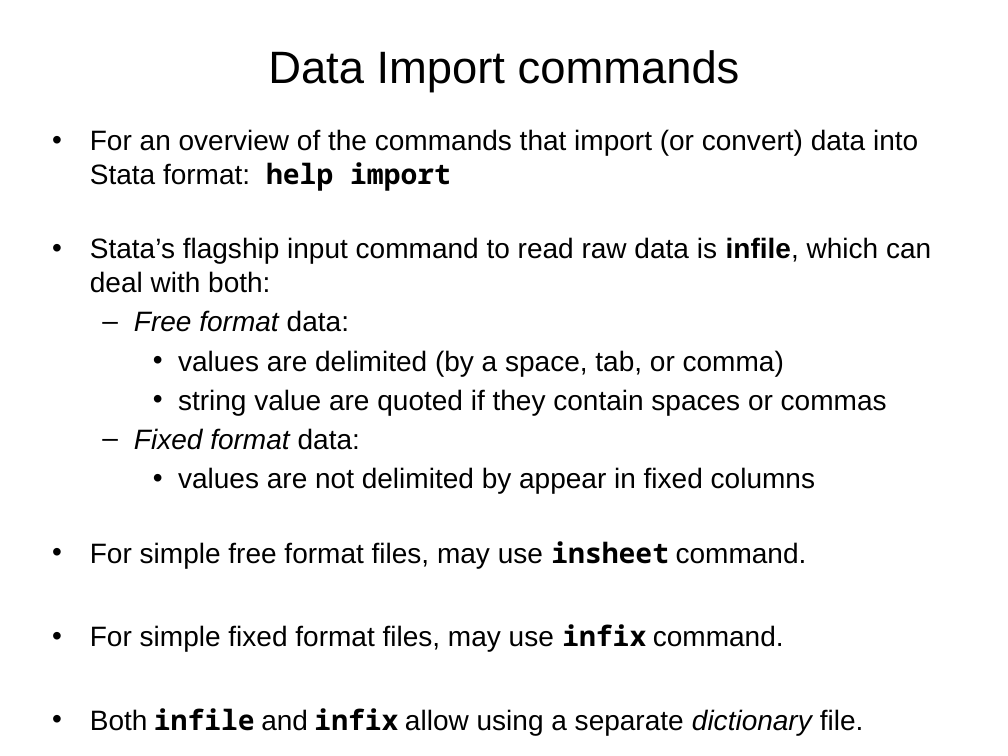
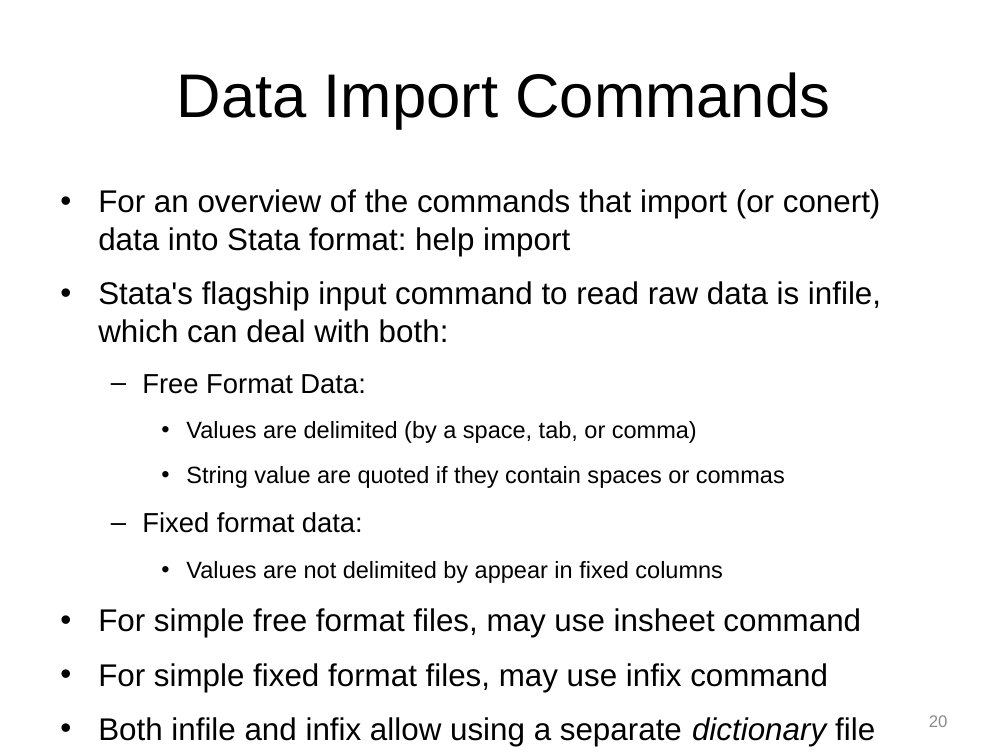
Before and after one commit to Chang-Y-Chung/dm, a slide deck: slide 21 of dm.pptx. Drawn at 1008x756 pixels with LibreOffice and Linux fonts; fonts in the diff are those of the drawing. Boxes give left, top, right and bottom in pixels: in the first picture for what was removed or moved away, otherwise in the second. Text is boxed around its words. In the diff, an @@ line names an element or a change of style, - is before the commit and + after.

Commit message:
edit dm on mac with limited number of fonts

```diff
--- a/dm.pptx
+++ b/dm.pptx
@@ title at <box>177,72,830,129</box>: text changed; size 32.4 to 44 pt @@
-Data Import commands
+Data Import Commands
@@ text "For an overview of the ...": place and size @@
-text "For an overview of the ..." at <box>90,129,931,735</box>
+text "For an overview of the ..." at <box>98,189,881,746</box>
@@ text at <box>98,189,881,488</box>: text changed; size 20 to 22.4 pt @@
-• For an overview of the commands that import (or convert) data into Stata format: help import
-• Stata’s flagship input command to read raw data is infile, which can deal with both:
-  – Free format data:
-    • values are delimited (by a space, tab, or comma)
-    • string value are quoted if they contain spaces or commas
+• For an overview of the commands that import (or conert) data into Stata format: help import
+• Stata's flagship input command to read raw data is infile, which can deal with both:
+  – Free Format Data:
+    • Values are delimited (by a space, tab, or comma)
+    • String value are quoted if they contain spaces or commas
@@ text at <box>142,512,363,533</box>: size 20 to 19.6 pt in "Fixed format data:"; italic off in "Fixed format"; more space between paragraphs @@
@@ text at <box>98,561,875,746</box>: text changed; size 20 to 22.4 pt @@
-    • values are not delimited by appear in fixed columns
-• For simple free format files, may use insheet command.
-• For simple fixed format files, may use infix command.
-• Both infile and infix allow using a separate dictionary file.
+    • Values are not delimited by appear in fixed columns
+• For simple free format files, may use insheet command
+• For simple fixed format files, may use infix command
+• Both infile and infix allow using a separate dictionary file
@@ page number added at <box>929,715,948,727</box>, 12 pt, text #8C8C8C @@
+20
```
Also in this commit, not shown: 23 other slides changed.
